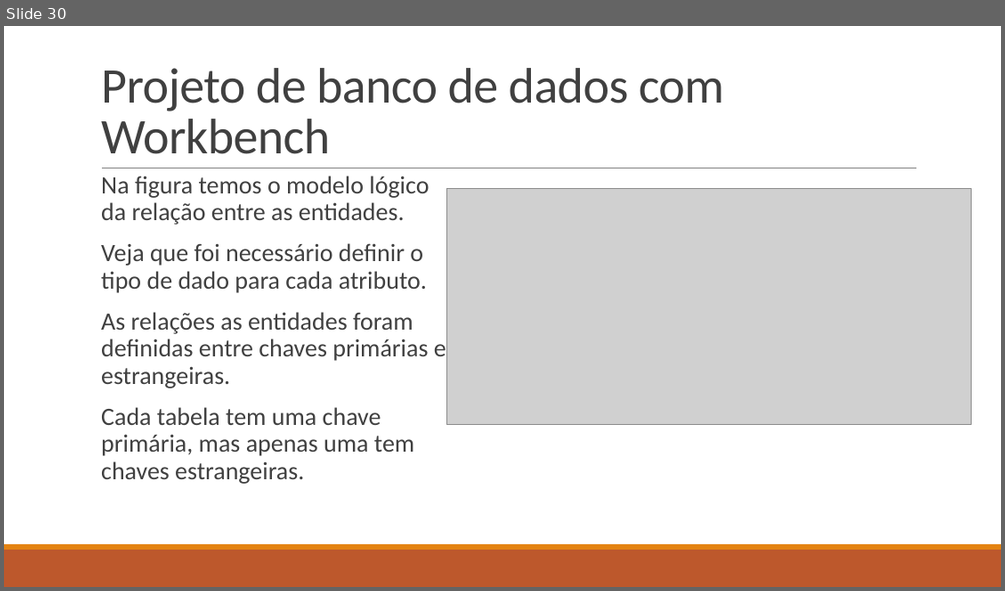
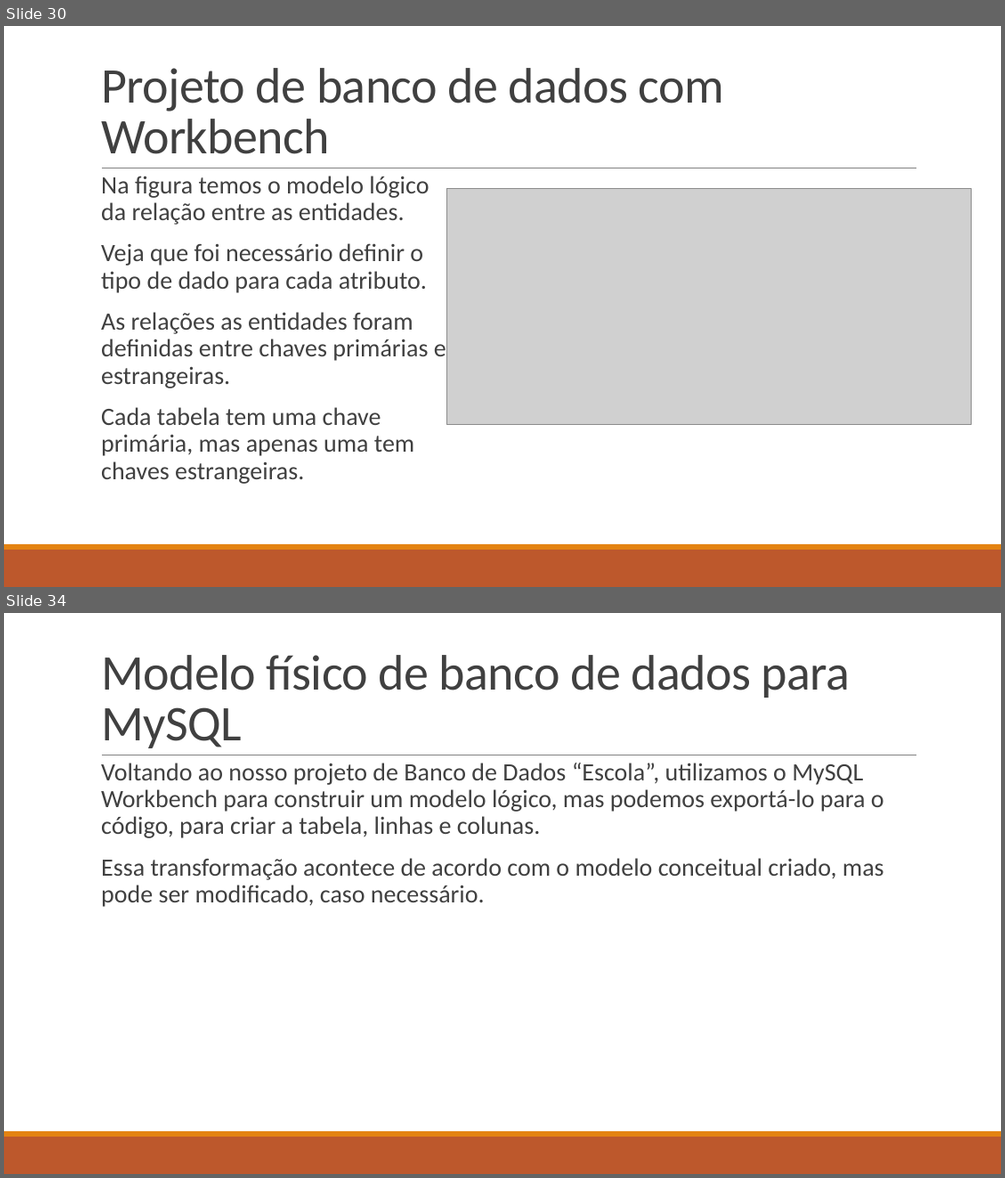
Before and after one commit to LucasHerculanoAmaro/Minhas-Aulas, a slide deck: Euripedes Simões de Paula/Banco de Dados/Aula 9/Projeto de Banco de Dados.pptx. Shown one above the other, each under a label of ours: slide 30 before the commit, slides 30 and 34 after it; the slides between them are not shown. The pictures are 1005x591 and 1005x1178 pixels, drawn with LibreOffice and Linux fonts; fonts in the diff are those of the drawing; grey boxes stand for pictures. Boxes give left, top, right and bottom in pixels: in the first picture for what was removed or moved away, otherwise in the second. Text is boxed around its words. In the diff, an @@ line names an element or a change of style, - is before the commit and + after.

Commit message:
adicionando aula 9 completa ao curso Banco de Dados

```diff
--- a/Euripedes Simões de Paula/Banco de Dados/Aula 9/Projeto de Banco de Dados.pptx
+++ b/Euripedes Simões de Paula/Banco de Dados/Aula 9/Projeto de Banco de Dados.pptx
@@ slide 34 added at [4,613,1001,1174], background #FFFFFF; not listed: 3 template elements that a slide beside it also shows @@
@@ title added at [101,655,850,748], 48 pt, text #404040 @@
+Modelo físico de banco de dados para MySQL
@@ text added at [101,763,884,907], 24 pt, text #404040 @@
+  Voltando ao nosso projeto de Banco de Dados “Escola”, utilizamos o MySQL Workbench para construir um modelo lógico, mas podemos exportá-lo para o código, para criar a tabela, linhas e colunas.
+  Essa transformação acontece de acordo com o modelo conceitual criado, mas pode ser modificado, caso necessário.
```
Also in this commit, not shown: 15 other slides added, 2 other files.
